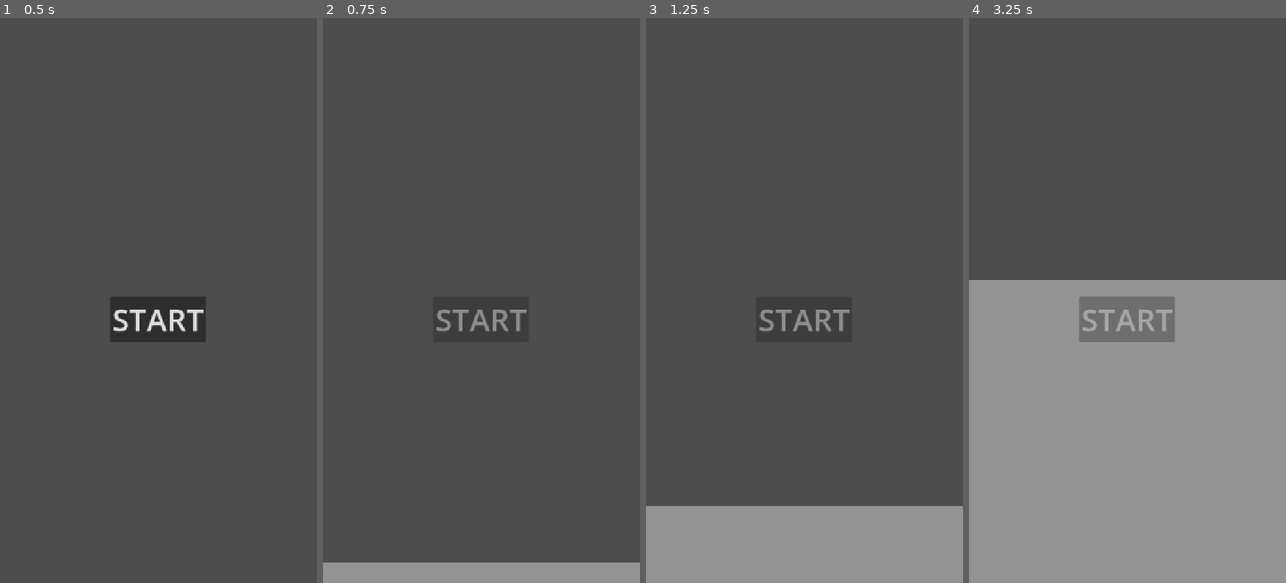
Above: before the commit, frames 1-4 (left to right).
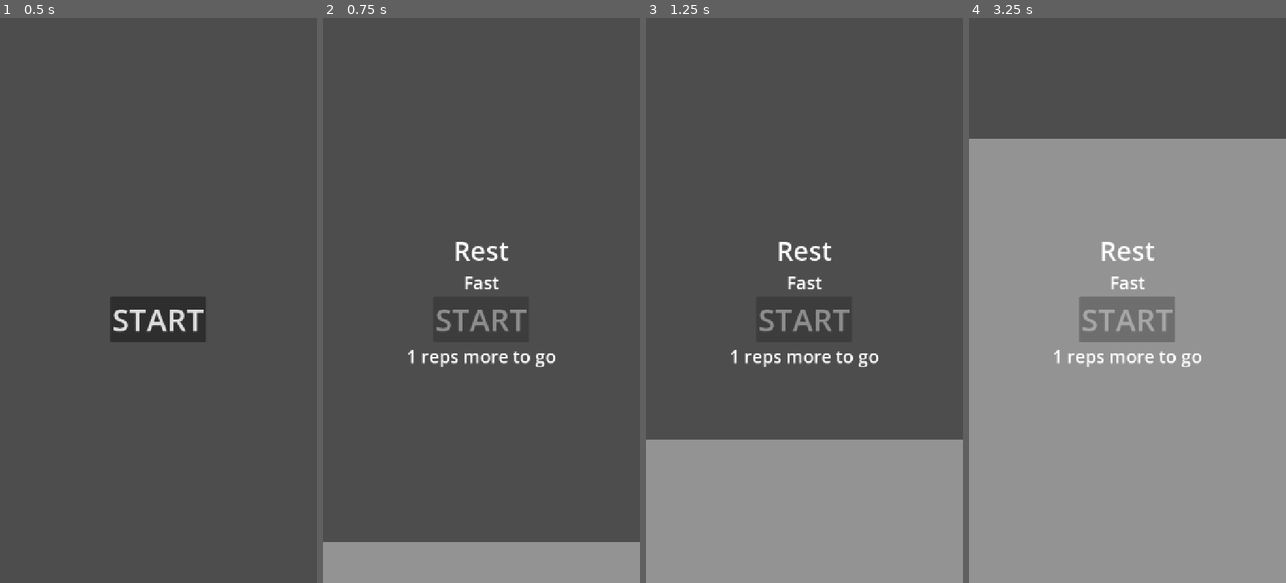
Above: after the commit, the same moments.

Repository: francocurotto/Kegels
Game: Godot game, scene res://app.tscn
Two runs of this game, one before a commit and one after it. Both use one fixed random seed, a clock stepped at 60 frames per second and the inputs below.
Inputs:
- Up to frame 1 (0.5 s): no input
- Up to frame 2 (0.75 s): click "START" at 0.5 s
- Up to frame 3 (1.25 s): no input
- Up to frame 4 (3.25 s): no input

Frame 1 is identical in both runs. In frame 2, 4.5% of the frame differs, in the area x 0-100%, y 39-97%; in frame 3, 13%; in frame 4, 26%, in the area x 0-100%, y 21-62%.

Commit message:
starting animation

Diff:
--- a/app.gd
+++ b/app.gd
@@ -1,11 +1,32 @@
 extends Control
 
+# settings
+var n_reps_slow = 10
+var n_reps_fast = 10
+var t_reps_slow = 5.0
+var t_reps_fast = 1.0
+
+# variables
+
+
 func _on_start_button_pressed() -> void:
+	var tween = create_tween()
+	tween.set_ease(Tween.EASE_OUT)
+	tween.set_trans(Tween.TRANS_QUAD)
 	%StartButton.disabled = true
-	var tween = create_tween()
-	tween.tween_property($RectEffect, "size:y", 1280, 5.0)
-	tween.parallel().tween_property($RectEffect, "position:y", 0, 5.0)
-	tween.tween_property($RectEffect, "size:y", 0, 5.0)
-	tween.parallel().tween_property($RectEffect, "position:y", 1280, 5.0)
+	for i in n_reps_slow:
+		kegel_animation(tween, "Slow", n_reps_slow-i, t_reps_slow)
+	for i in n_reps_fast:
+		kegel_animation(tween, "Fast", n_reps_fast-i, t_reps_fast)
 	await tween.finished
 	%StartButton.disabled = false
+
+func kegel_animation(tween, speed, count, time):
+	%InstructionText.text = "Squeeze"
+	%SpeedText.text = speed
+	%CounterText.text = "%d reps more to go" % count
+	tween.tween_property($RectEffect, "size:y", 1280, time)
+	tween.parallel().tween_property($RectEffect, "position:y", 0, time)
+	%InstructionText.text = "Rest"
+	tween.tween_property($RectEffect, "size:y", 0, time)
+	tween.parallel().tween_property($RectEffect, "position:y", 1280, time)
